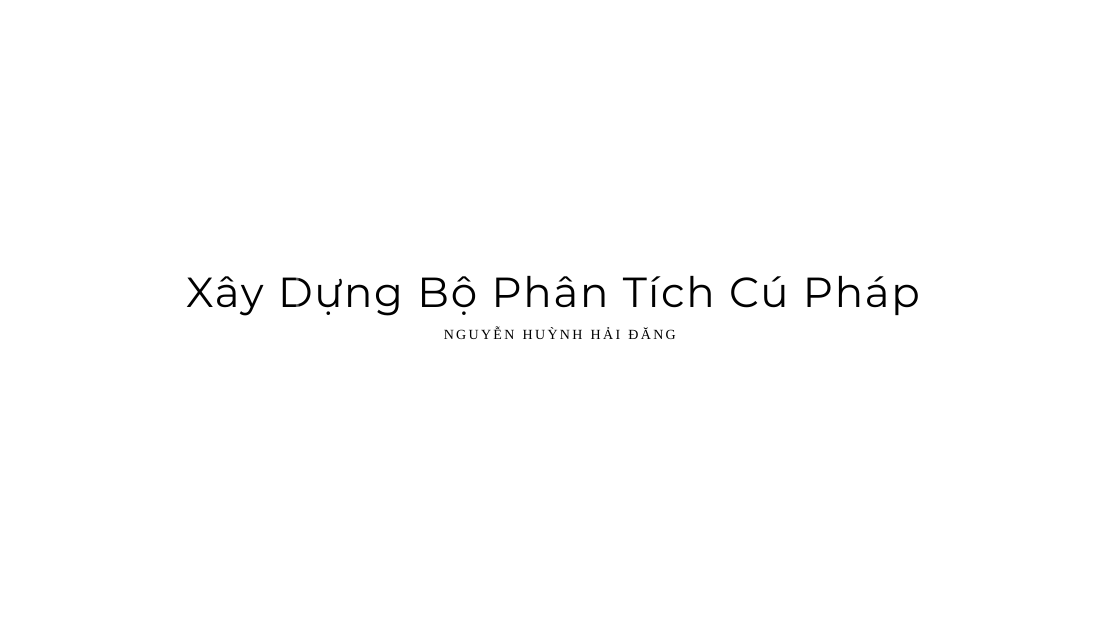
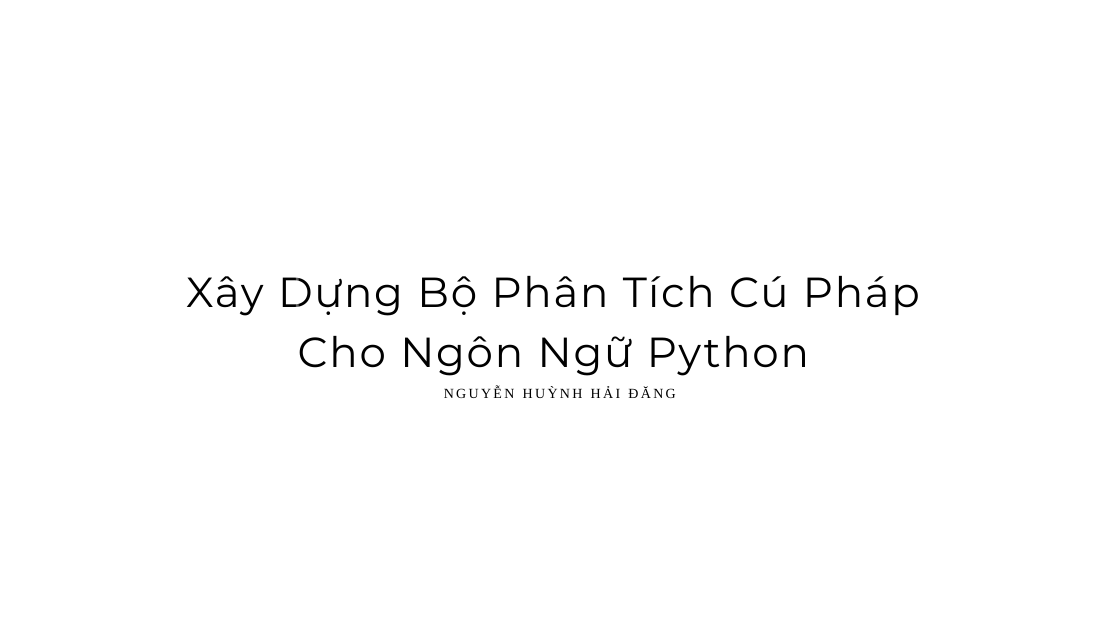
Before and after one commit to thompsondd/Shift-Reduce-Parsers, a slide deck: slide 1 of Presentation/Shift_Reduce_Parsers_Presentation.pptx. Drawn at 1120x630 pixels with LibreOffice and Linux fonts; fonts in the diff are those of the drawing. Boxes give left, top, right and bottom in pixels: in the first picture for what was removed or moved away, otherwise in the second. Text is boxed around its words. In the diff, an @@ line names an element or a change of style, - is before the commit and + after.

Commit message:
Edit in presentation files

```diff
--- a/Presentation/Shift_Reduce_Parsers_Presentation.pptx
+++ b/Presentation/Shift_Reduce_Parsers_Presentation.pptx
@@ text at bbox=[298, 336, 809, 376]: paragraph added @@
+Cho Ngôn Ngữ Python
```
Also in this commit, not shown: 1 other file.
